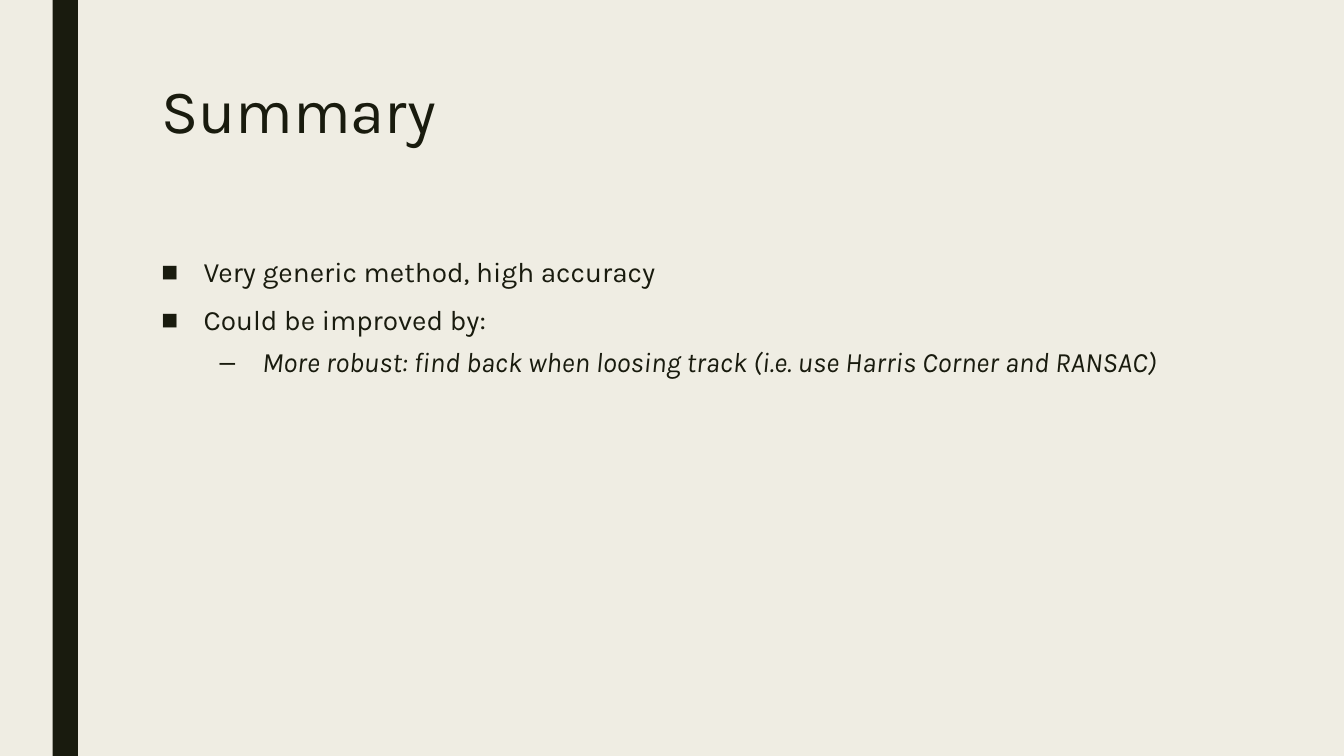
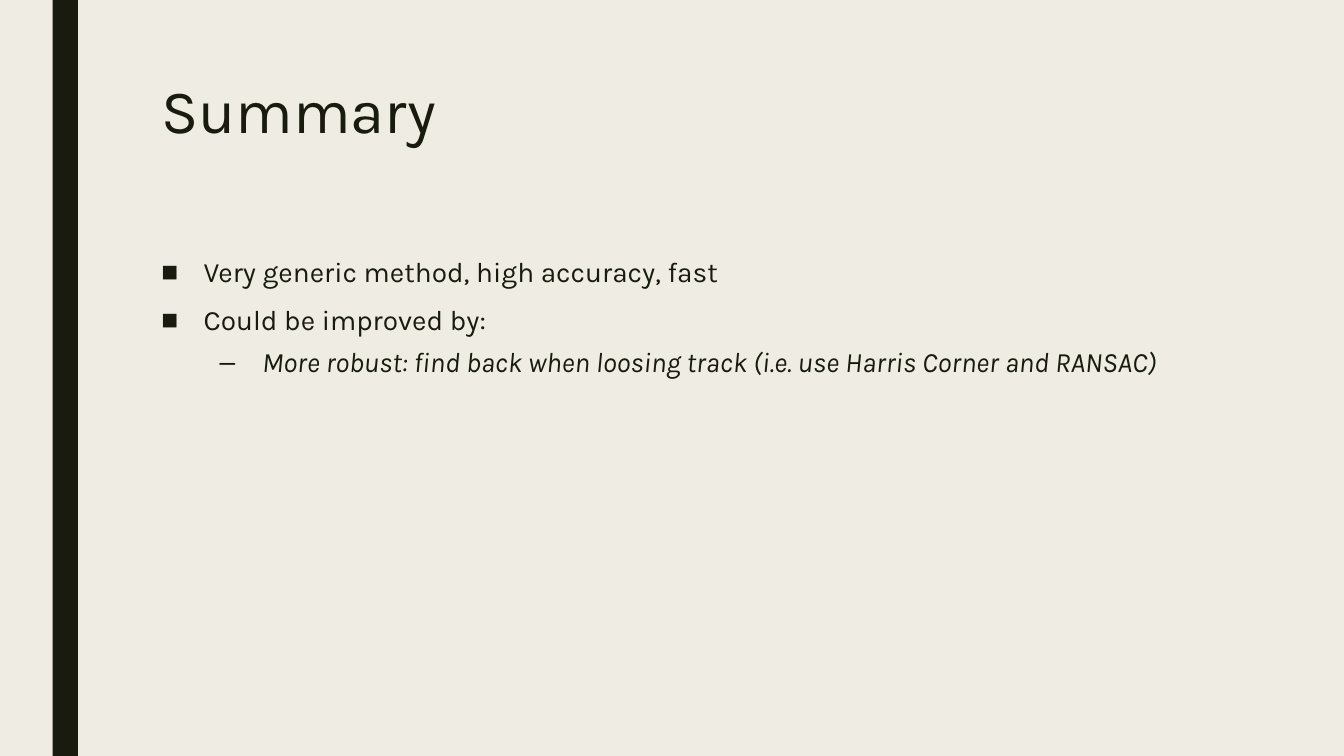
Before and after one commit to Shushalsec/ISIP, a slide deck: slide 9 of isip_presentation.pptx. Drawn at 1344x756 pixels with LibreOffice and Linux fonts; fonts in the diff are those of the drawing. Boxes give left, top, right and bottom in pixels: in the first picture for what was removed or moved away, otherwise in the second. Text is boxed around its words. In the diff, an @@ line names an element or a change of style, - is before the commit and + after.

```diff
--- a/isip_presentation.pptx
+++ b/isip_presentation.pptx
@@ text at (204, 262, 718, 289): text changed @@
-■ Very generic method, high accuracy
+■ Very generic method, high accuracy, fast
```
Also in this commit, not shown: 1 other slide changed.
